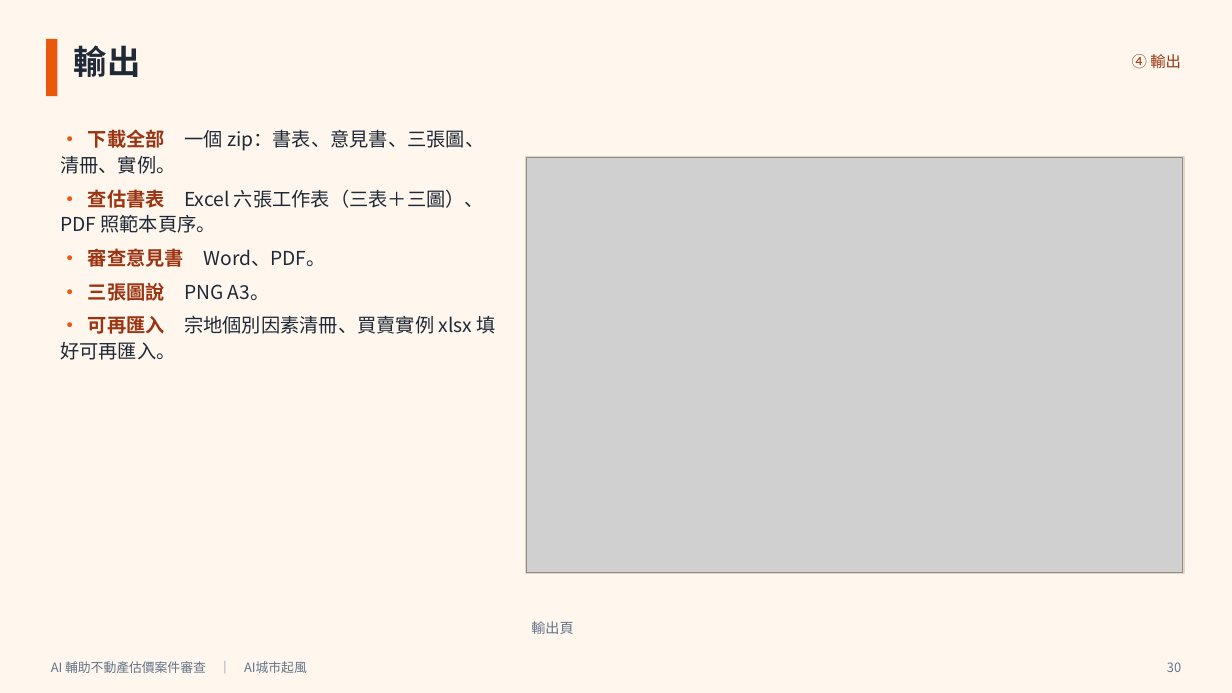
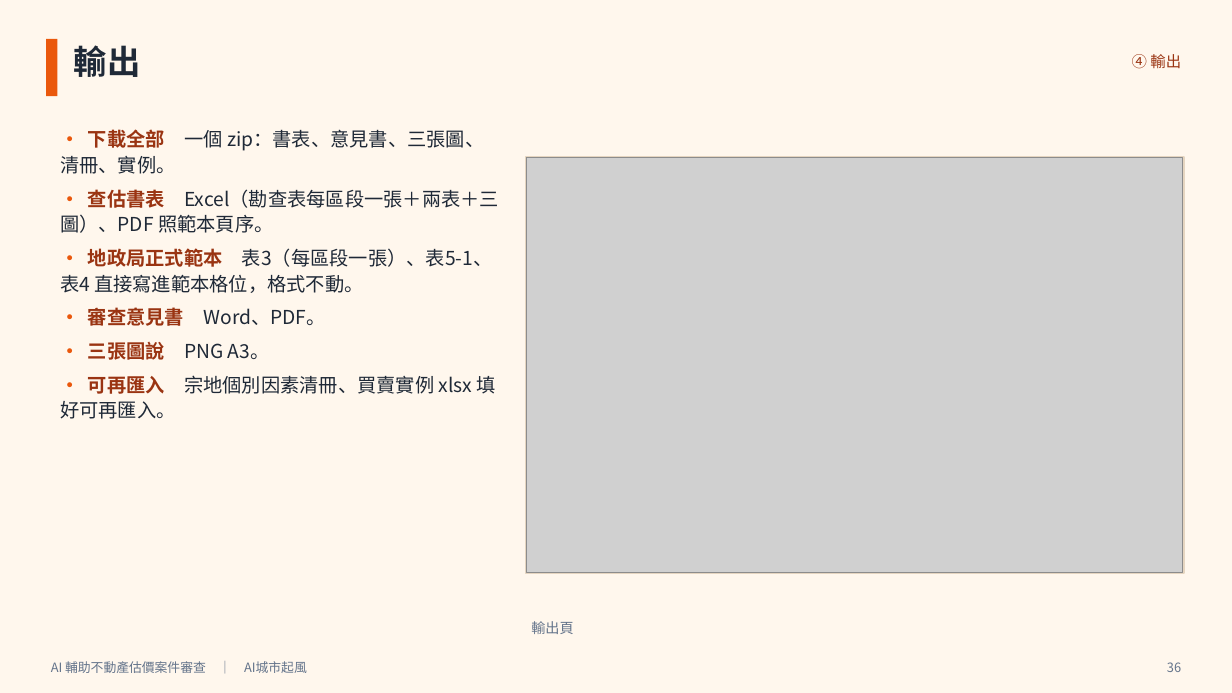
Before and after one commit to Peakqi-com/la-platform-hackthon, a slide deck: slide 36 of docs/demo/AI輔助不動產估價案件審查_簡報.pptx (slide 30 before the commit). Drawn at 1232x693 pixels with LibreOffice and Linux fonts; fonts in the diff are those of the drawing; grey boxes stand for pictures. Boxes give left, top, right and bottom in pixels: in the first picture for what was removed or moved away, otherwise in the second. Text is boxed around its words. In the diff, an @@ line names an element or a change of style, - is before the commit and + after.

```diff
--- a/docs/demo/AI輔助不動產估價案件審查_簡報.pptx
+++ b/docs/demo/AI輔助不動產估價案件審查_簡報.pptx
@@ text at bbox=[60, 189, 499, 293]: text changed @@
-• 查估書表 Excel 六張工作表（三表＋三圖）、PDF 照範本頁序。
+• 查估書表 Excel（勘查表每區段一張＋兩表＋三圖）、PDF 照範本頁序。
+• 地政局正式範本 表3（每區段一張）、表5-1、表4 直接寫進範本格位，格式不動。
@@ text at bbox=[1167, 662, 1181, 672]: text changed @@
-30
+36
```
Also in this commit, not shown: 33 other slides changed, 4 slides added, 11 other files.
